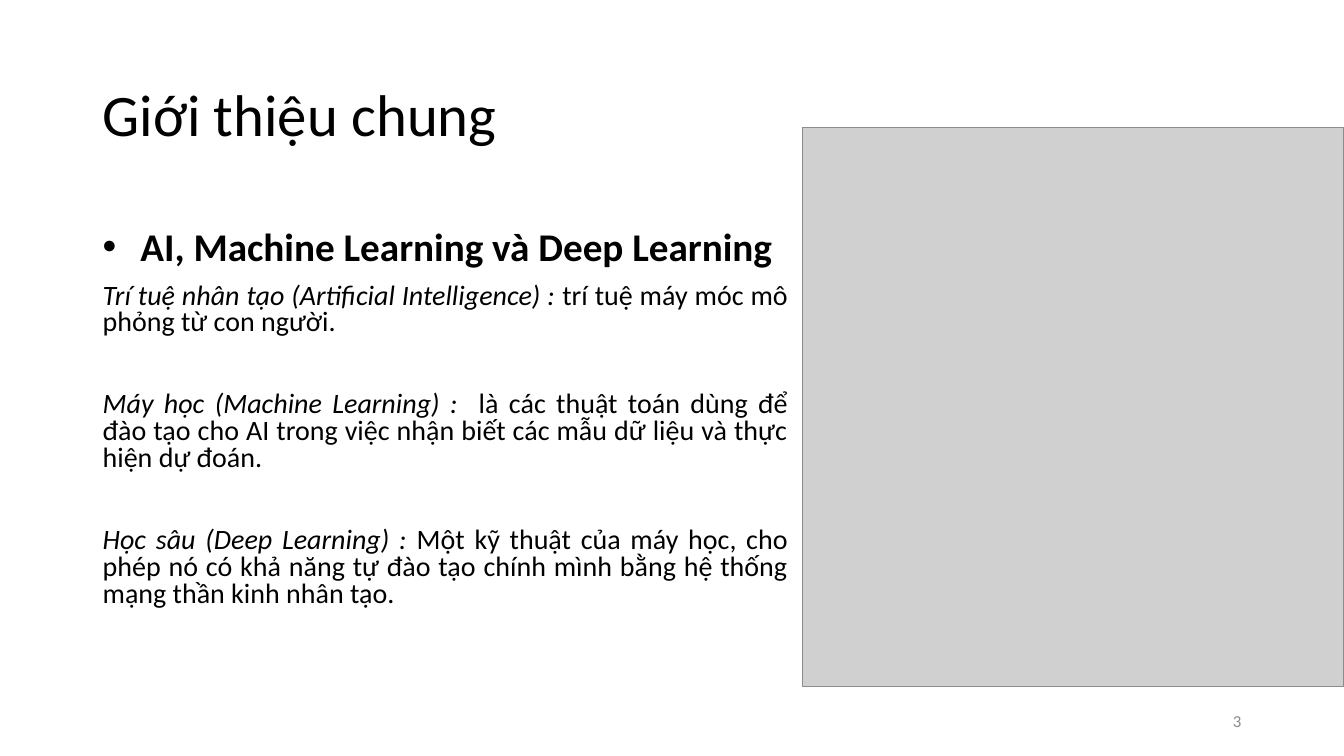
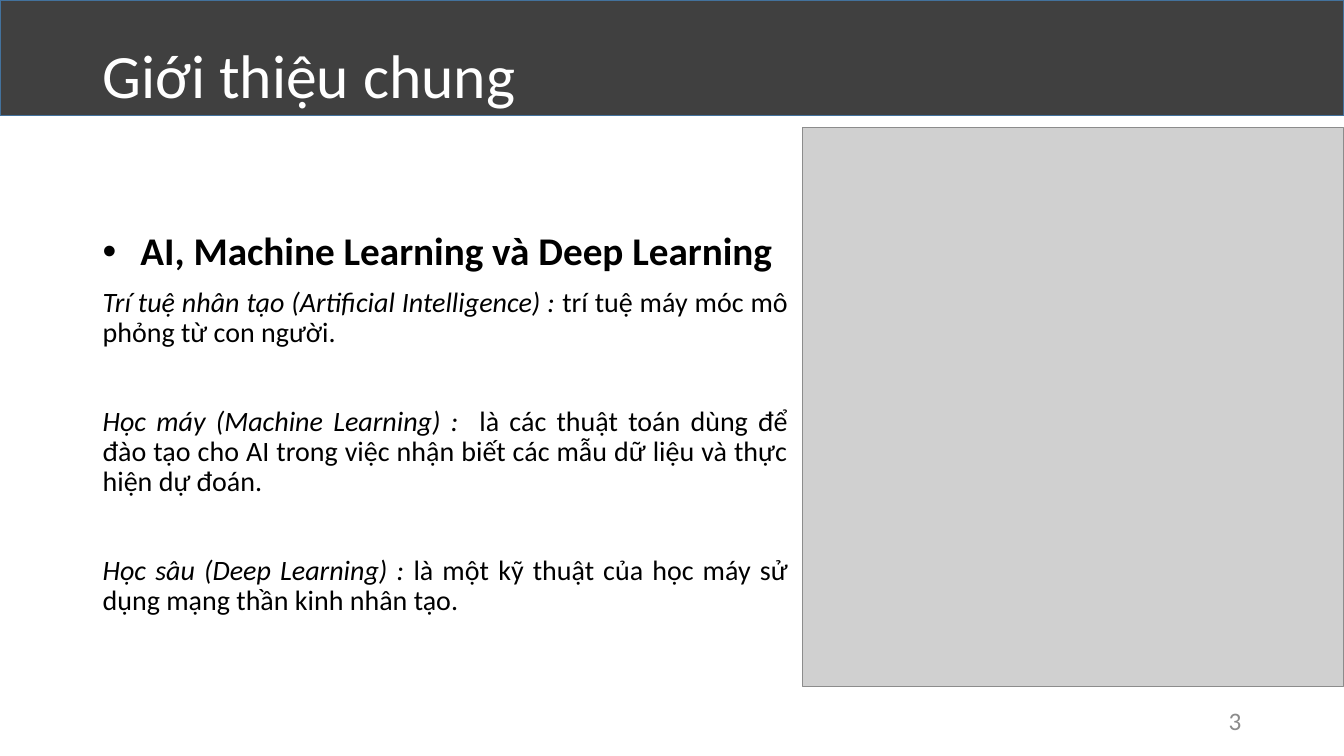
Before and after one commit to VolknerThanh/kltn_SentimentAnalysis, a slide deck: slide 3 of kltn-thuyết-trình.pptx. Drawn at 1344x756 pixels with LibreOffice and Linux fonts; fonts in the diff are those of the drawing; grey boxes stand for pictures. Boxes give left, top, right and bottom in pixels: in the first picture for what was removed or moved away, otherwise in the second. Text is boxed around its words. In the diff, an @@ line names an element or a change of style, - is before the commit and + after.

```diff
--- a/kltn-thuyết-trình.pptx
+++ b/kltn-thuyết-trình.pptx
@@ rectangle added at <box>0,0,1344,116</box>, fill #404040, outline #43739E 1 pt @@
@@ title "Giới thiệu chung": place and size @@
-title "Giới thiệu chung" at <box>103,95,496,146</box>
+title "Giới thiệu chung" at <box>103,55,515,109</box>
@@ title "Giới thiệu chung" at <box>103,55,515,109</box>: size 42 to 44 pt, text colour #000000 to #FFFFFF; line spacing 0.9 to 2 @@
@@ text at <box>103,237,788,347</box>: line spacing 0.8 to 0.9 @@
@@ text at <box>103,409,788,615</box>: text changed @@
-Máy học (Machine Learning) : là các thuật toán dùng để đào tạo cho AI trong việc nhận biết các mẫu dữ liệu và thực hiện dự đoán.
-Học sâu (Deep Learning) : Một kỹ thuật của máy học, cho phép nó có khả năng tự đào tạo chính mình bằng hệ thống mạng thần kinh nhân tạo.
+Học máy (Machine Learning) : là các thuật toán dùng để đào tạo cho AI trong việc nhận biết các mẫu dữ liệu và thực hiện dự đoán.
+Học sâu (Deep Learning) : là một kỹ thuật của học máy sử dụng mạng thần kinh nhân tạo.
@@ page number at <box>1229,714,1242,730</box>: size 12 to 18 pt @@
```
Also in this commit, not shown: 20 other slides changed, 10 slides added, 11 slides removed.
